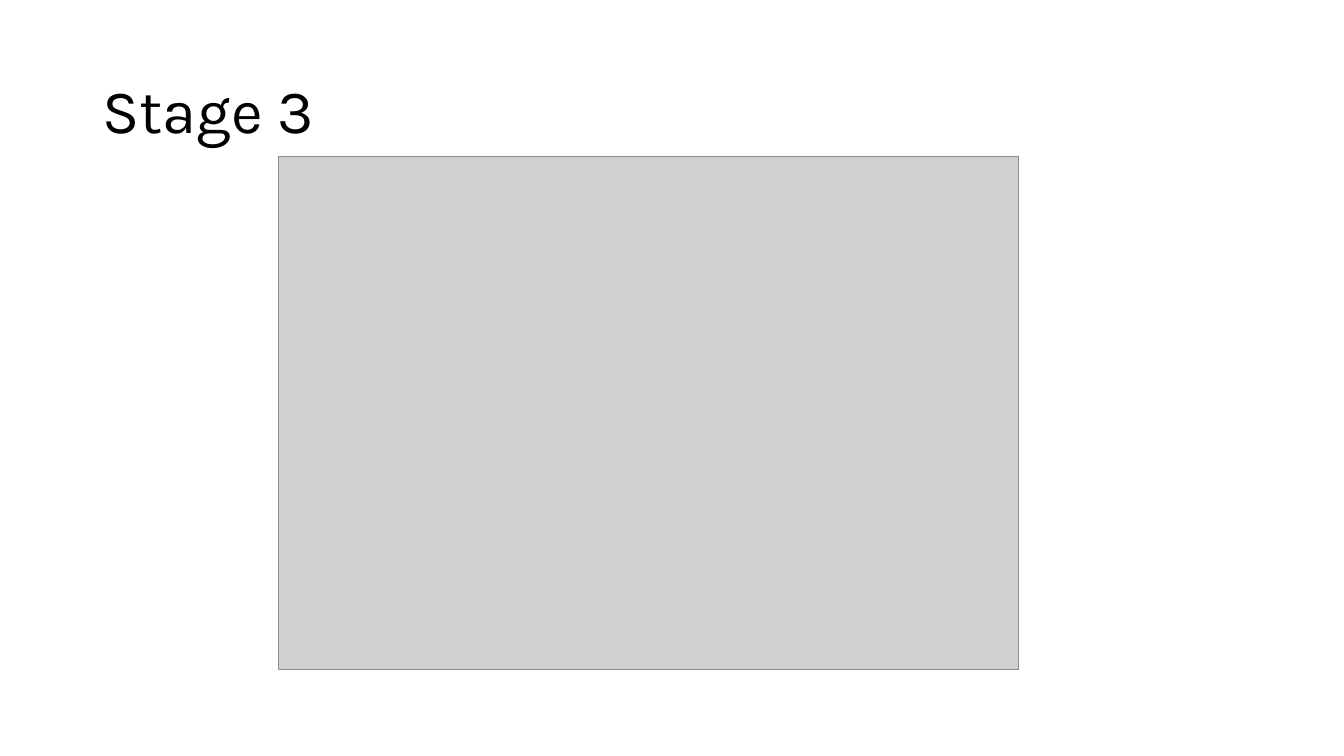
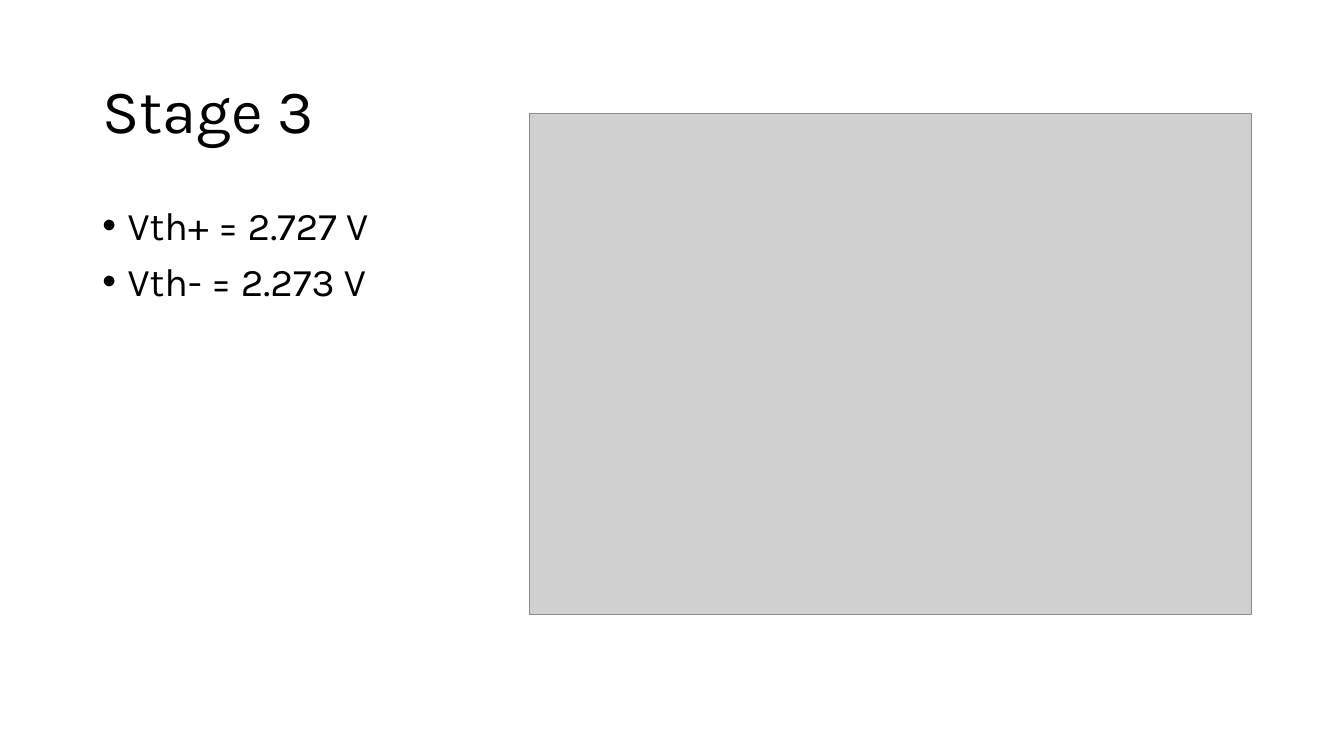
Before and after one commit to Equerm8/A-beating-heart, a slide deck: slide 12 of docs/pres2.pptx (slide 11 before the commit). Drawn at 1344x756 pixels with LibreOffice and Linux fonts; fonts in the diff are those of the drawing; grey boxes stand for pictures. Boxes give left, top, right and bottom in pixels: in the first picture for what was removed or moved away, otherwise in the second. Text is boxed around its words. In the diff, an @@ line names an element or a change of style, - is before the commit and + after.

```diff
--- a/docs/pres2.pptx
+++ b/docs/pres2.pptx
@@ picture: place and size @@
-picture at (279,156,1019,670)
+picture at (529,113,1251,615)
@@ text added at (128,213,368,297), 28 pt, text #000000 @@
+• Vth+ = 2.727 V
+• Vth- = 2.273 V
```
Also in this commit, not shown: 2 other slides changed, 4 slides added, 2 slides removed, 8 other files.
